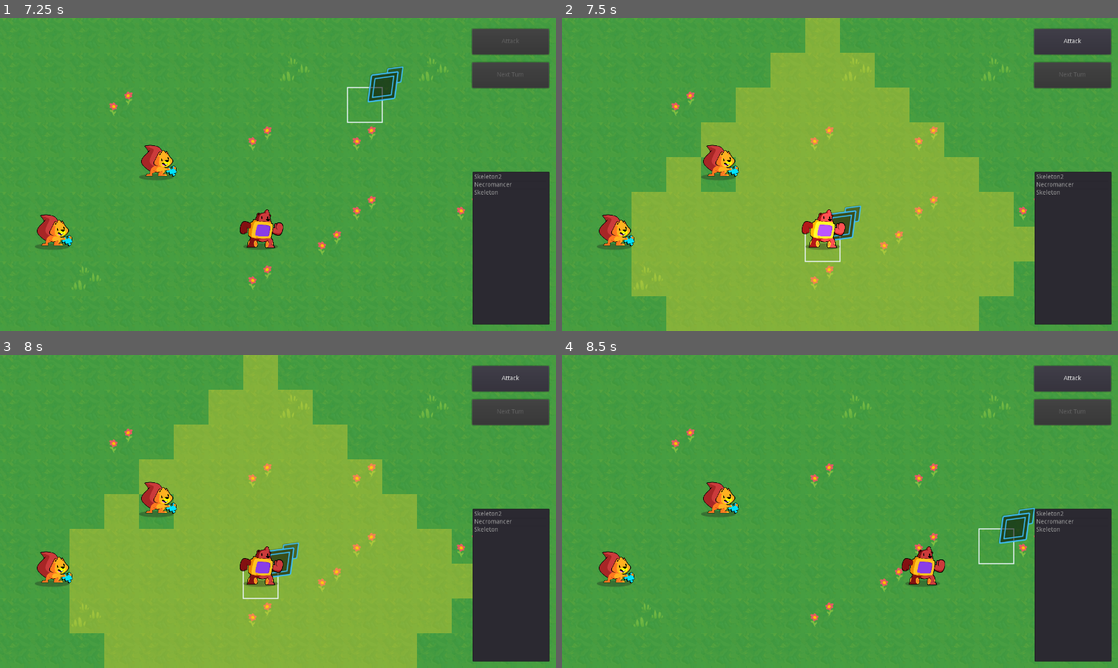
Above: before the commit, frames 1-4 (two rows, left to right).
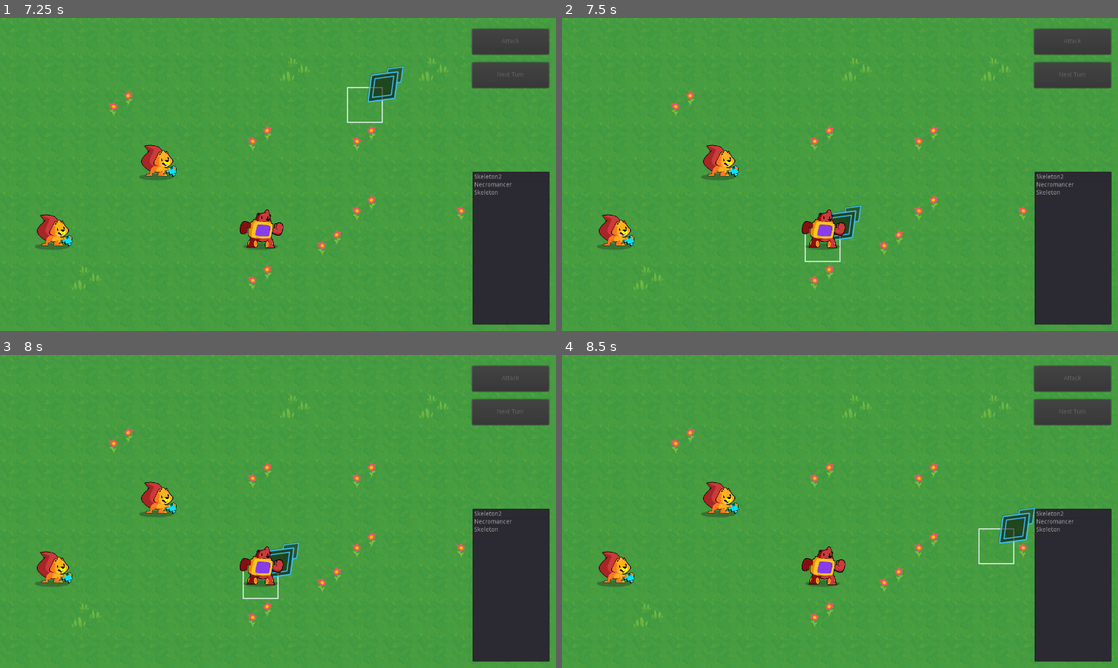
Above: after the commit, the same moments.

Repository: Zemeio/necromancy
Game: Godot game, scene res://Main.tscn
Same seed, same stepped clock (60 frames per second), same inputs: the game is played once before the commit and once after it.
Inputs (mouse positions are in pixels of both pictures, inside the frame that each line leads up to):
- Up to frame 1 (7.25 s): click "Attack" at 0.5 s; tap Enter (ui_accept) at 1.25, 1.52, 2.27, 2.75, 3.77, 4.25, 4.52, 5, 5.27, 5.75, 6.5, 6.77 s; move the mouse to (250, 237) at 1.27 s; press the mouse at (250, 237) at 1.28 s; hold Up (ui_up) 1.28-2.78 s; move the mouse to (444, 221) at 2.02 s; release the mouse at (444, 221) at 2.03 s; click (444, 221) at 2.1 s; move the mouse to (111, 127) at 2.77 s; press the mouse at (111, 127) at 2.78 s; hold Left (ui_left) 2.78-4.28 s; move the mouse to (305, 174) at 3.52 s; release the mouse at (305, 174) at 3.53 s; click (305, 174) at 3.6 s; move the mouse to (194, 96) at 4.27 s; press the mouse at (194, 96) at 4.28 s; hold Down (ui_down) 4.28-5.03 s; tap Escape (ui_cancel) at 4.9 s; move the mouse to (400, 158) at 5.02 s; release the mouse at (400, 158) at 5.03 s; hold Right (ui_right) 5.03-5.78 s; click (400, 158) at 5.1 s; move the mouse to (166, 190) at 5.77 s; press the mouse at (166, 190) at 5.78 s; hold Up (ui_up) 5.78-6.53 s; move the mouse to (333, 105) at 6.52 s; release the mouse at (333, 105) at 6.53 s; hold Right (ui_right) from 6.53 s (still down); click (333, 105) at 6.6 s
- Up to frame 2 (7.5 s): keep holding Right (ui_right); move the mouse to (812, 237) at 7.27 s; press the mouse at (812, 237) at 7.28 s
- Up to frame 3 (8 s): keep holding Right (ui_right); tap Enter (ui_accept) at 7.52 s
- Up to frame 4 (8.5 s): keep holding Right (ui_right); move the mouse to (1006, 558) at 8.02 s; release the mouse at (1006, 558) at 8.03 s; click (1006, 558) at 8.1 s; tap Enter (ui_accept) at 8.27 s

Frame 1 is identical in both runs. In frame 2, 46% of the frame differs, in the area x 12-94%, y 0-100%; in frame 3, 45%; in frame 4, 1.3%.

Commit message:
Make it so player can only select active unit

Diff:
--- a/GameBoard/CharacterBoardControl/CharacterControl.gd
+++ b/GameBoard/CharacterBoardControl/CharacterControl.gd
@@ -69,3 +69,6 @@
 func enter_turn(unit):
 	_active_unit = unit
 	_active_unit.is_selected = true
+
+func unit_once_cell_is_active(cell) -> bool:
+	return has_active_unit() and has_unit_in_cell(cell) and get_active_unit() == _units[cell]
--- a/GameBoard/GameBoard.gd
+++ b/GameBoard/GameBoard.gd
@@ -37,7 +37,6 @@
 		_characters.deselect_active_unit()
 		_unit_overlay.clear()
 		_unit_path.stop()
-		_characters.clear_active_unit()
 		_targetable_cells.clear()
 		selected_action = Action.nop
 		_attack_button.disabled = true
@@ -81,6 +80,7 @@
 	var next_turn := _turn_order.current()
 	_characters.enter_turn(next_turn)
 	_enter_move_action_for_unit(next_turn)
+
 	# cursor.set_cell precisa ser chamado aqui
 	# Fim: turn_order.end_turn(wait)
 	pass
@@ -152,7 +152,7 @@
 ## Selects or moves a unit based on where the cursor is.
 func _on_Cursor_accept_pressed(cell: Vector2) -> void:
 	# Map Control
-	if not _characters.has_active_unit():
+	if not _characters.has_active_unit() or _characters.unit_once_cell_is_active(cell):
 		var selected_unit = _characters.select_unit_on_cell(cell)
 		if selected_unit != null:
 			_enter_move_action_for_unit(selected_unit)
